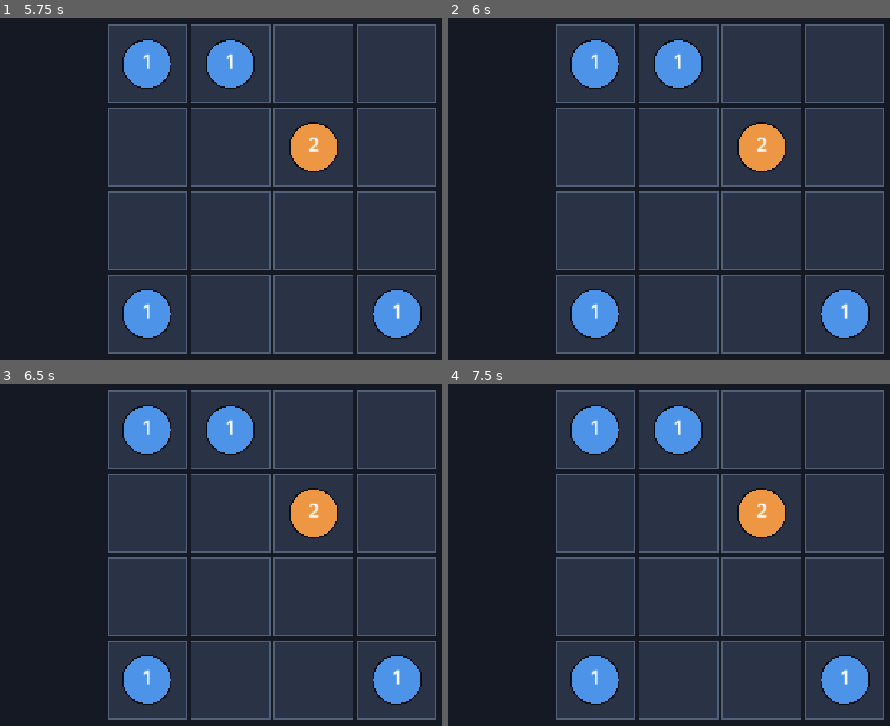
Above: before the commit, frames 1-4 (two rows, left to right).
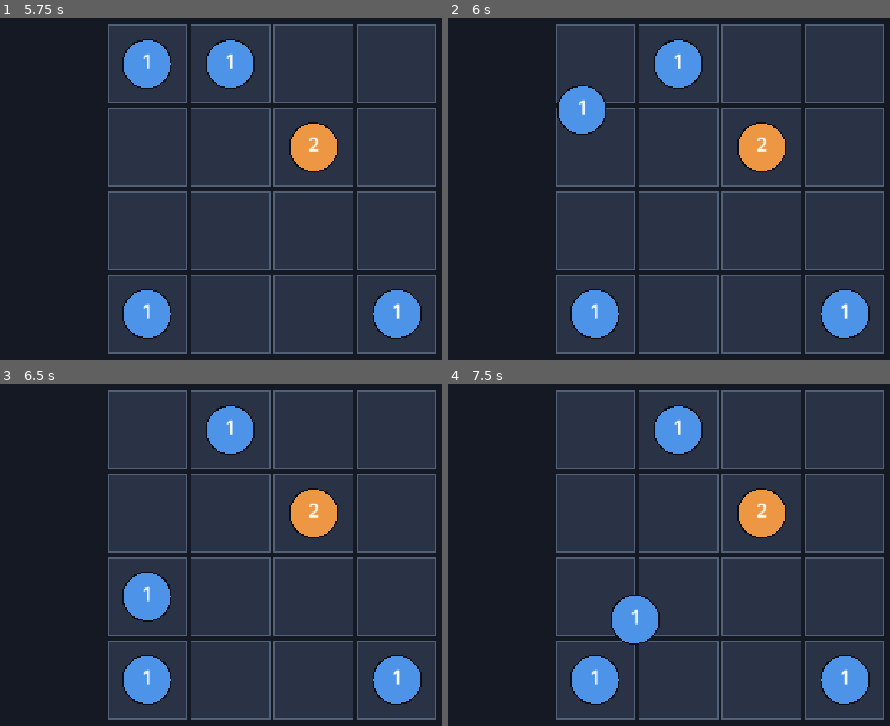
Above: after the commit, the same moments.

Repository: MoongTaeng-I/aigame
Game: Godot game, scene res://main.tscn
The game is run twice, just before and just after one commit, with the same random seed, the same clock (stepped at 60 frames per second) and the same inputs.
Inputs (mouse positions are in pixels of both pictures, inside the frame that each line leads up to):
- Up to frame 1 (5.75 s): tap Enter at 0.5, 2, 3.5 s; move the mouse to (outside the picture) at 0.52 s; click (outside the picture) at 0.67 s; tap Space at 1.25, 2.75, 4.25 s; drag from (110, 212) to (229, 277) at 1.27 s; move the mouse to (353, 89) at 2.02 s; click (353, 89) at 2.17 s; drag from (229, 277) to (30, 120) at 2.77 s; move the mouse to (outside the picture) at 3.52 s; click (outside the picture) at 3.67 s; drag from (30, 120) to (150, 76) at 4.27 s; move the mouse to (313, 189) at 5.02 s; click (313, 189) at 5.17 s
- Up to frame 2 (6 s): drag from (598, 76) to (558, 212) at 5.77 s
- Up to frame 3 (6.5 s): no input
- Up to frame 4 (7.5 s): move the mouse to (outside the picture) at 6.52 s; click (outside the picture) at 6.67 s; drag from (558, 578) to (677, 643) at 7.27 s

Frame 1 is identical in both runs. In frame 2, 2.6% of the frame differs, in the area x 24-39%, y 6-35%; in frame 3, 2.6%, in the area x 27-39%, y 6-70%; in frame 4, 2.6%.

Commit message:
20261107 21.29

Diff:
--- a/scripts/main.gd
+++ b/scripts/main.gd
@@ -6,6 +6,9 @@
 const CELL_GAP := 8.0
 const UNIT_RADIUS := 34.0
 const UNIT_FONT_SIZE := 28
+const HIGHEST_TEST_LEVEL := 3
+const GAME_OVER_FONT_SIZE := 40
+const NO_CELL := Vector2i(-1, -1)
 
 var board_state: Array = [
 	[1, 1, 0, 0],
@@ -20,44 +23,155 @@
 	3: Color(0.35, 0.70, 0.51),
 }
 
+var _drag_source_cell := NO_CELL
+var _dragged_level := 0
+var _drag_position := Vector2.ZERO
+var _drag_grab_offset := Vector2.ZERO
+var _game_over := false
+
 
 func _draw() -> void:
 	var viewport_size := get_viewport_rect().size
 	draw_rect(Rect2(Vector2.ZERO, viewport_size), Color(0.08, 0.10, 0.14), true)
 
-	var board_size := Vector2(
+	for row in range(BOARD_ROWS):
+		for column in range(BOARD_COLUMNS):
+			var cell := Vector2i(column, row)
+			var cell_rect := _get_cell_rect(cell)
+			draw_rect(cell_rect, Color(0.16, 0.20, 0.27), true)
+			draw_rect(cell_rect, Color(0.32, 0.38, 0.47), false, 2.0)
+
+			if _is_dragging() and cell == _drag_source_cell:
+				continue
+
+			var level: int = board_state[row][column]
+			if level != 0:
+				_draw_unit(level, cell_rect.get_center())
+
+	if _is_dragging():
+		_draw_unit(_dragged_level, _drag_position + _drag_grab_offset)
+	if _game_over:
+		_draw_game_over_label(viewport_size)
+
+
+func _unhandled_input(event: InputEvent) -> void:
+	if _game_over:
+		return
+
+	if event is InputEventMouseButton and event.button_index == MOUSE_BUTTON_LEFT:
+		if event.pressed:
+			_begin_drag(event.position)
+		elif _is_dragging():
+			_finish_drag(event.position)
+			get_viewport().set_input_as_handled()
+	elif event is InputEventMouseMotion and _is_dragging():
+		_drag_position = event.position
+		queue_redraw()
+		get_viewport().set_input_as_handled()
+
+
+func _begin_drag(pointer_position: Vector2) -> void:
+	if _game_over:
+		return
+
+	var cell := _get_cell_at_position(pointer_position)
+	if cell == NO_CELL:
+		return
+
+	var level := get_cell_level(cell)
+	if level == 0:
+		return
+
+	_drag_source_cell = cell
+	_dragged_level = level
+	_drag_position = pointer_position
+	_drag_grab_offset = _get_cell_rect(cell).get_center() - pointer_position
+	queue_redraw()
+	get_viewport().set_input_as_handled()
+
+
+func _finish_drag(pointer_position: Vector2) -> void:
+	if _game_over:
+		return
+
+	var source_cell := _drag_source_cell
+	var target_cell := _get_cell_at_position(pointer_position)
+
+	if target_cell != NO_CELL and target_cell != source_cell:
+		var source_level := get_cell_level(source_cell)
+		var target_level := get_cell_level(target_cell)
+		if target_level == 0:
+			board_state[source_cell.y][source_cell.x] = 0
+			board_state[target_cell.y][target_cell.x] = source_level
+		elif target_level == source_level and source_level < HIGHEST_TEST_LEVEL:
+			board_state[source_cell.y][source_cell.x] = 0
+			board_state[target_cell.y][target_cell.x] = source_level + 1
+			if source_level + 1 == HIGHEST_TEST_LEVEL:
+				_game_over = true
+		# Same-cell drops, different levels, outside drops, and top-level merges leave the board unchanged.
+
+	_drag_source_cell = NO_CELL
+	_dragged_level = 0
+	queue_redraw()
+
+
+func _get_cell_at_position(position: Vector2) -> Vector2i:
+	for row in range(BOARD_ROWS):
+		for column in range(BOARD_COLUMNS):
+			var cell := Vector2i(column, row)
+			if _get_cell_rect(cell).has_point(position):
+				return cell
+	return NO_CELL
+
+
+func _get_cell_rect(cell: Vector2i) -> Rect2:
+	var cell_position := _get_board_origin() + Vector2(
+		cell.x * (CELL_SIZE + CELL_GAP),
+		cell.y * (CELL_SIZE + CELL_GAP)
+	)
+	return Rect2(cell_position, Vector2(CELL_SIZE, CELL_SIZE))
+
+
+func _get_board_origin() -> Vector2:
+	return (get_viewport_rect().size - _get_board_size()) / 2.0
+
+
+func _get_board_size() -> Vector2:
+	return Vector2(
 		BOARD_COLUMNS * CELL_SIZE + (BOARD_COLUMNS - 1) * CELL_GAP,
 		BOARD_ROWS * CELL_SIZE + (BOARD_ROWS - 1) * CELL_GAP
 	)
-	var board_origin := (viewport_size - board_size) / 2.0
+
+
+func _draw_game_over_label(viewport_size: Vector2) -> void:
 	var font := ThemeDB.fallback_font
+	var label := "종료"
+	var text_size := font.get_string_size(label, HORIZONTAL_ALIGNMENT_LEFT, -1, GAME_OVER_FONT_SIZE)
+	var label_center := Vector2(viewport_size.x / 2.0, _get_board_origin().y / 2.0)
+	var baseline := label_center + Vector2(
+		-text_size.x / 2.0,
+		(font.get_ascent() - font.get_descent()) / 2.0
+	)
+	draw_string(font, baseline, label, HORIZONTAL_ALIGNMENT_LEFT, -1, GAME_OVER_FONT_SIZE, Color.WHITE)
 
-	for row in range(BOARD_ROWS):
-		for column in range(BOARD_COLUMNS):
-			var cell_position := board_origin + Vector2(
-				column * (CELL_SIZE + CELL_GAP),
-				row * (CELL_SIZE + CELL_GAP)
-			)
-			var cell_rect := Rect2(cell_position, Vector2(CELL_SIZE, CELL_SIZE))
-			draw_rect(cell_rect, Color(0.16, 0.20, 0.27), true)
-			draw_rect(cell_rect, Color(0.32, 0.38, 0.47), false, 2.0)
 
-			var level: int = board_state[row][column]
-			if level == 0:
-				continue
+func _draw_unit(level: int, center: Vector2) -> void:
+	var unit_color: Color = _unit_colors.get(level, Color(0.62, 0.64, 0.69))
+	draw_circle(center, UNIT_RADIUS + 2.0, Color(0.04, 0.05, 0.08))
+	draw_circle(center, UNIT_RADIUS, unit_color)
 
-			var unit_center := cell_rect.get_center()
-			var unit_color: Color = _unit_colors.get(level, Color(0.62, 0.64, 0.69))
-			draw_circle(unit_center, UNIT_RADIUS + 2.0, Color(0.04, 0.05, 0.08))
-			draw_circle(unit_center, UNIT_RADIUS, unit_color)
+	var font := ThemeDB.fallback_font
+	var label := str(level)
+	var text_size := font.get_string_size(label, HORIZONTAL_ALIGNMENT_LEFT, -1, UNIT_FONT_SIZE)
+	var baseline := center + Vector2(
+		-text_size.x / 2.0,
+		(font.get_ascent() - font.get_descent()) / 2.0
+	)
+	draw_string(font, baseline, label, HORIZONTAL_ALIGNMENT_LEFT, -1, UNIT_FONT_SIZE, Color.WHITE)
 
-			var label := str(level)
-			var text_size := font.get_string_size(label, HORIZONTAL_ALIGNMENT_LEFT, -1, UNIT_FONT_SIZE)
-			var baseline := unit_center + Vector2(
-				-text_size.x / 2.0,
-				(font.get_ascent() - font.get_descent()) / 2.0
-			)
-			draw_string(font, baseline, label, HORIZONTAL_ALIGNMENT_LEFT, -1, UNIT_FONT_SIZE, Color.WHITE)
+
+func _is_dragging() -> bool:
+	return _drag_source_cell != NO_CELL
 
 
 func get_cell_level(cell: Vector2i) -> int:
Not shown: 1 places in main.tscn that only renumber resources
Not shown, changed: AGENTS.md
Not shown, changed: docs/devlog.md
Not shown, changed: docs/game_design.md
Not shown, changed: docs/status.md
